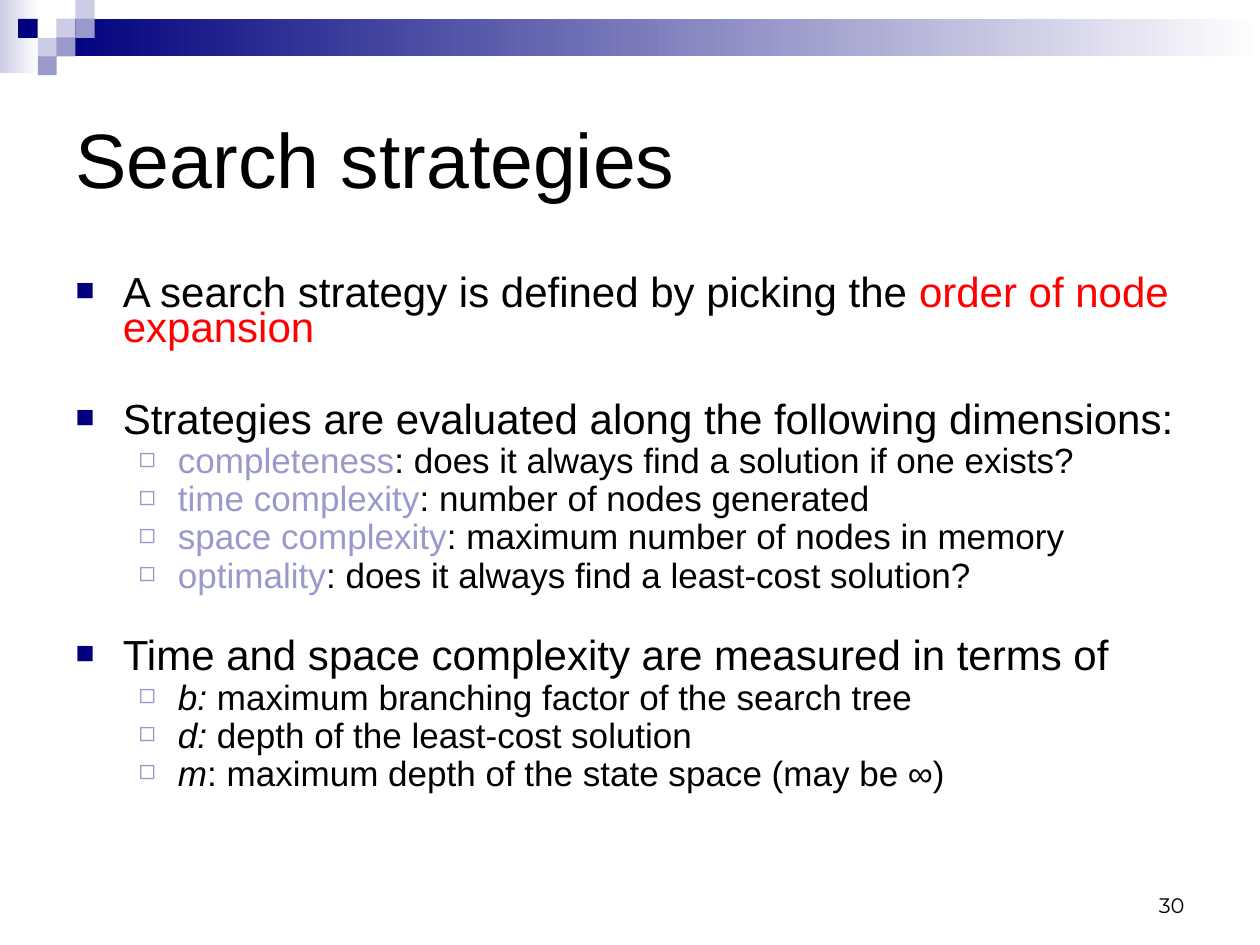
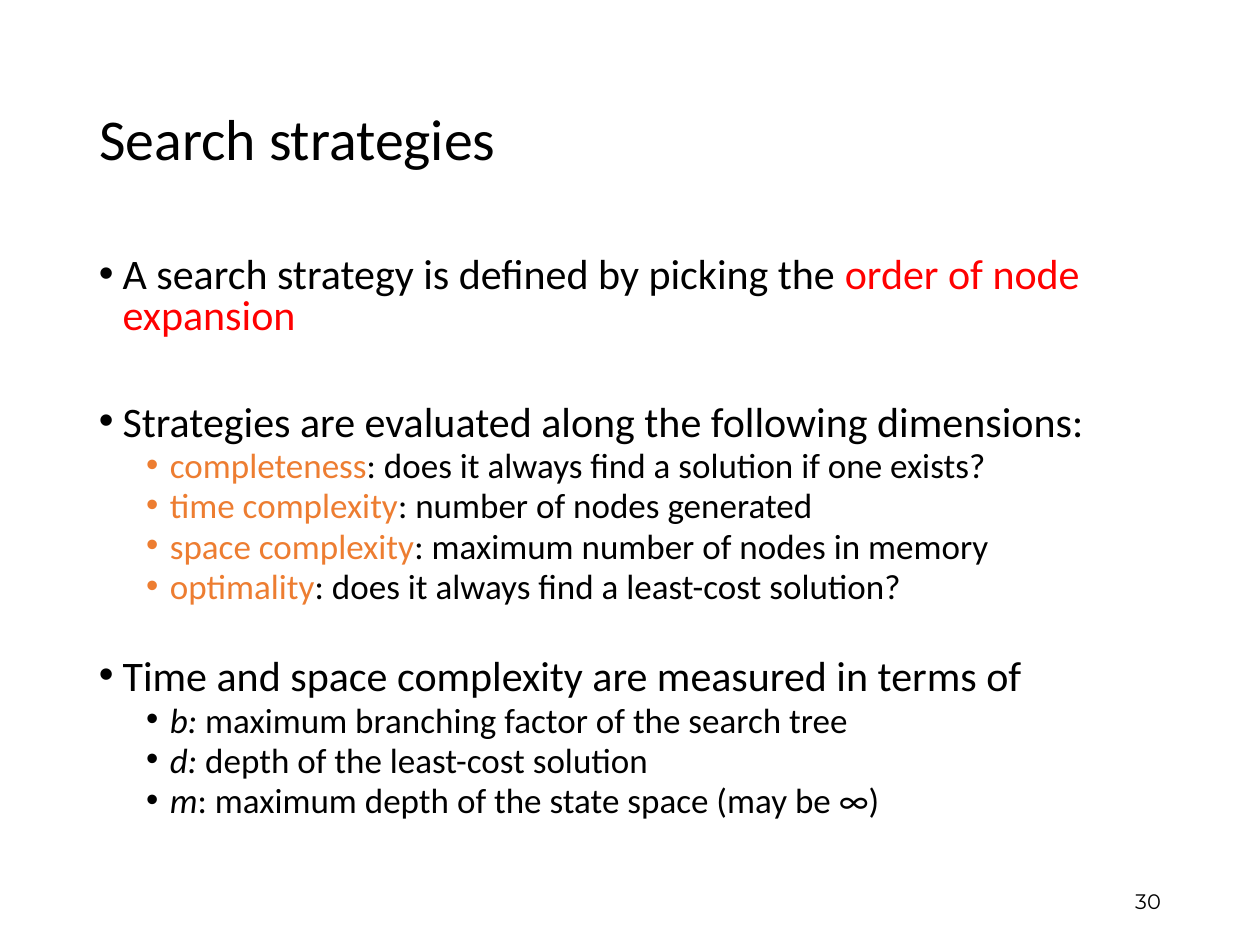
Before and after one commit to jayurbain/artificial-intelligence, a slide deck: slide 30 of slides/m3-search.ppt. Drawn at 1260x945 pixels with LibreOffice and Linux fonts; fonts in the diff are those of the drawing. Boxes give left, top, right and bottom in pixels: in the first picture for what was removed or moved away, otherwise in the second. Text is boxed around its words. In the diff, an @@ line names an element or a change of style, - is before the commit and + after.

Commit message:
assignment prob set 2 update and search slide update

```diff
--- a/slides/m3-search.ppt
+++ b/slides/m3-search.ppt
@@ group removed at [0,0,1260,76]: 9 rectangles @@
@@ title "Search strategies": place and size @@
-title "Search strategies" at [76,132,675,203]
+title "Search strategies" at [99,120,495,170]
@@ title "Search strategies" at [99,120,495,170]: size 44 to 33 pt, font Arial to Calibri; line spacing 1 to 0.9 @@
@@ text "A search strategy is defined ...": place and size @@
-text "A search strategy is defined ..." at [123,276,1173,793]
+text "A search strategy is defined ..." at [123,259,1083,819]
@@ text "A search strategy is defined ..." at [123,259,1083,819]: font Arial to Calibri; text colour #9999CC to #ED7D31 in "completeness:", "time complexity:", "space complexity:", "optimality:"; bullet ■ to •; line spacing 0.7 to 0.8; more space between paragraphs; bullet colour #00007D to #000000; bullet ◻ to •; less space between paragraphs; bullet colour #9999CC to #ED7D31; bullet colour #9999CC to #000000 @@
@@ page number: place and size @@
-page number at [1159,898,1185,913]
+page number at [1135,894,1161,909]
@@ page number at [1135,894,1161,909]: vertical alignment bottom to middle @@
```
Also in this commit, not shown: 69 other slides changed, 5 other files.
